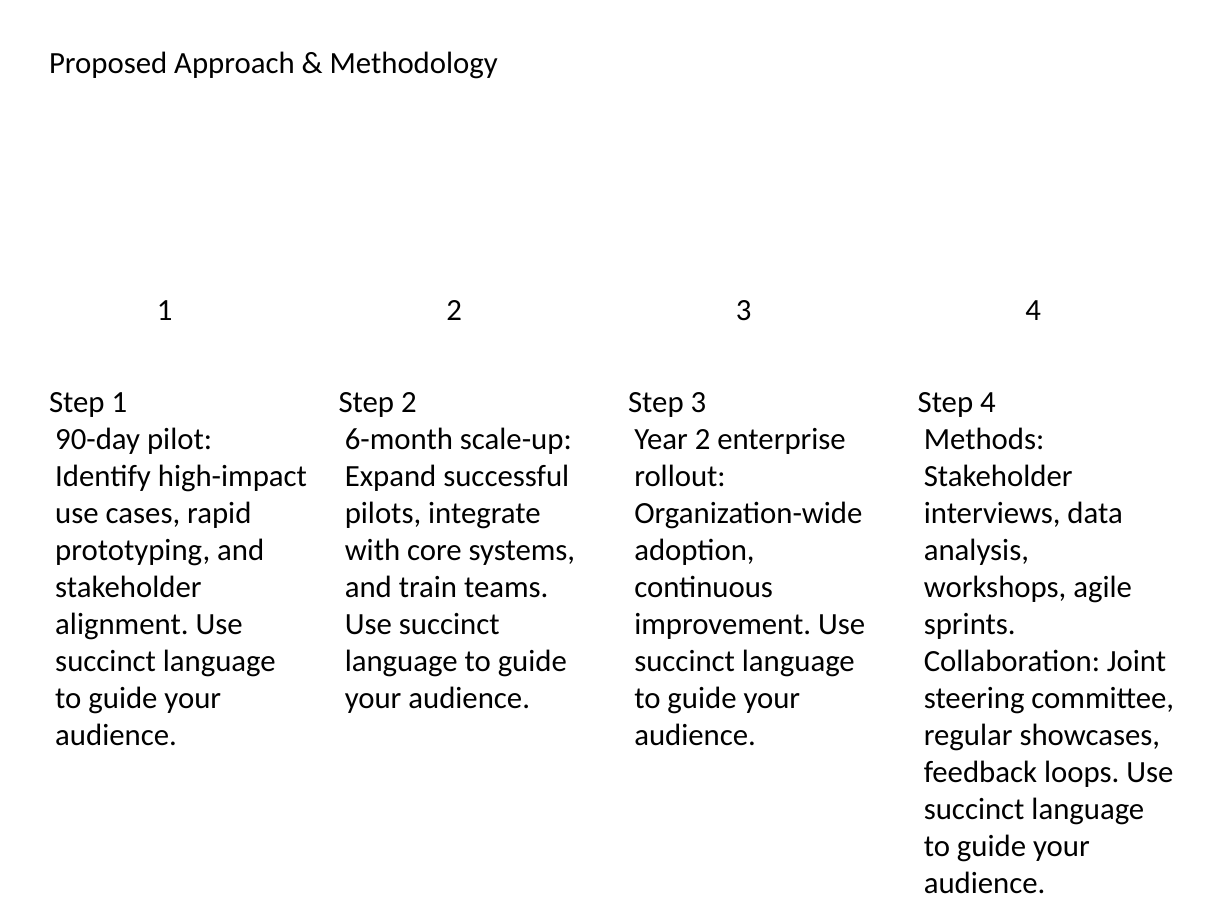
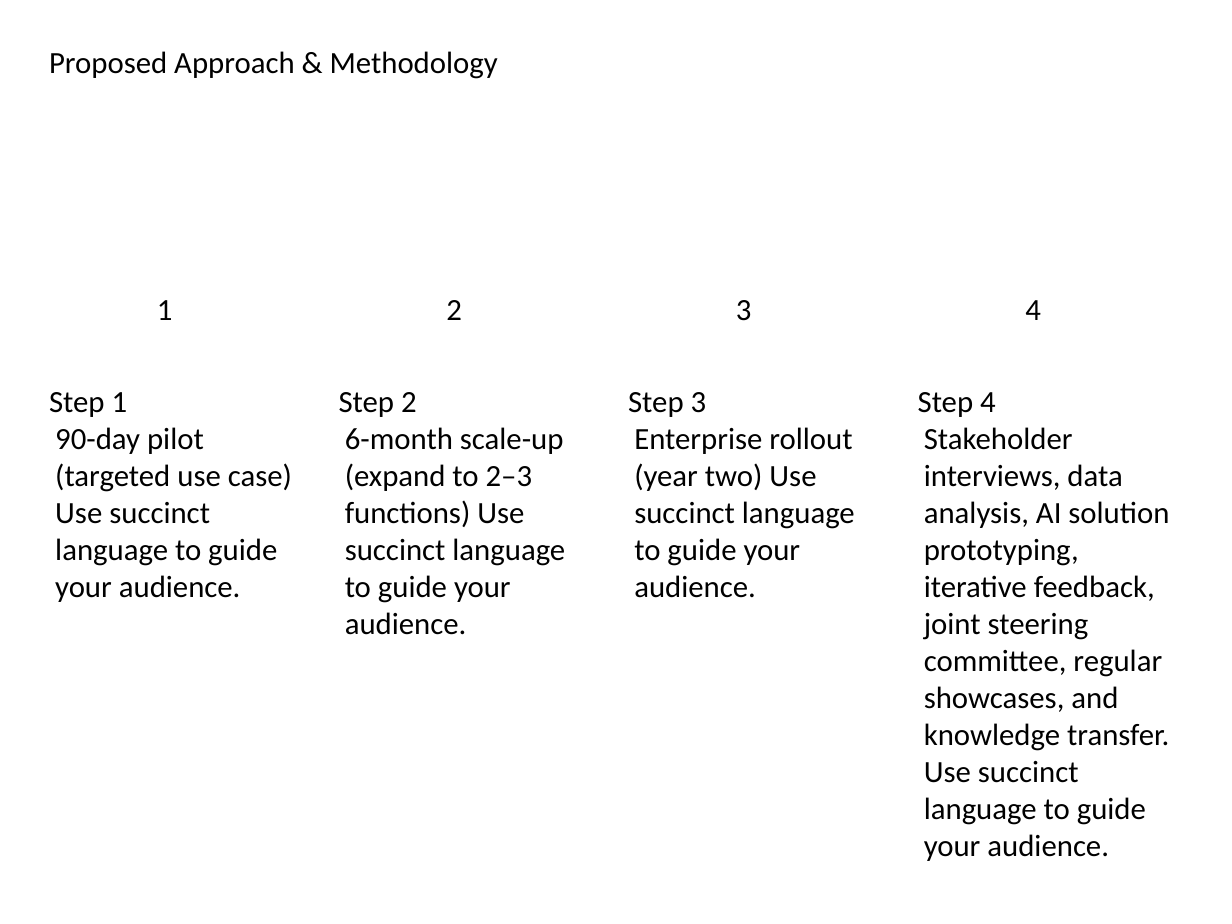
Before and after one commit to vedant1811/kenley-create-decks, a slide deck: slide 4 of src/lib/output/GeneratedPresentation.pptx. Drawn at 1232x924 pixels with LibreOffice and Linux fonts; fonts in the diff are those of the drawing. Boxes give left, top, right and bottom in pixels: in the first picture for what was removed or moved away, otherwise in the second. Text is boxed around its words. In the diff, an @@ line names an element or a change of style, - is before the commit and + after.

```diff
--- a/src/lib/output/GeneratedPresentation.pptx
+++ b/src/lib/output/GeneratedPresentation.pptx
@@ text at <box>55,427,292,602</box>: text changed @@
-90-day pilot: Identify high-impact use cases, rapid prototyping, and stakeholder alignment. Use succinct language to guide your audience.
+90-day pilot (targeted use case) Use succinct language to guide your audience.
@@ text at <box>345,427,565,635</box>: text changed @@
-6-month scale-up: Expand successful pilots, integrate with core systems, and train teams. Use succinct language to guide your audience.
+6-month scale-up (expand to 2–3 functions) Use succinct language to guide your audience.
@@ text at <box>634,427,855,598</box>: text changed @@
-Year 2 enterprise rollout: Organization-wide adoption, continuous improvement. Use succinct language to guide your audience.
+Enterprise rollout (year two) Use succinct language to guide your audience.
@@ text at <box>924,427,1169,861</box>: text changed @@
-Methods: Stakeholder interviews, data analysis, workshops, agile sprints. Collaboration: Joint steering committee, regular showcases, feedback loops. Use succinct language to guide your audience.
+Stakeholder interviews, data analysis, AI solution prototyping, iterative feedback, joint steering committee, regular showcases, and knowledge transfer. Use succinct language to guide your audience.
```
Also in this commit, not shown: 7 other slides changed, 1 slide added, 1 slide removed, 5 other files.
